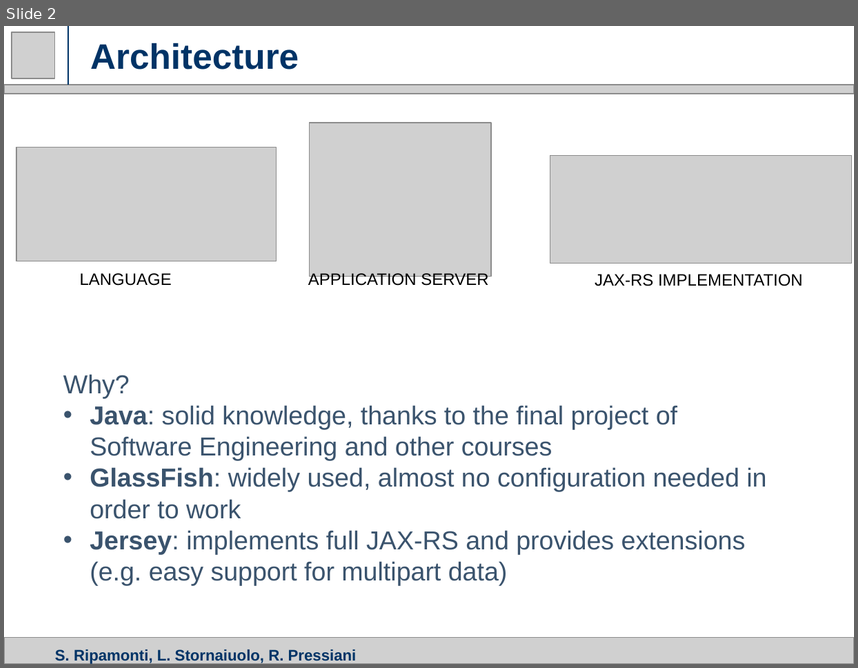
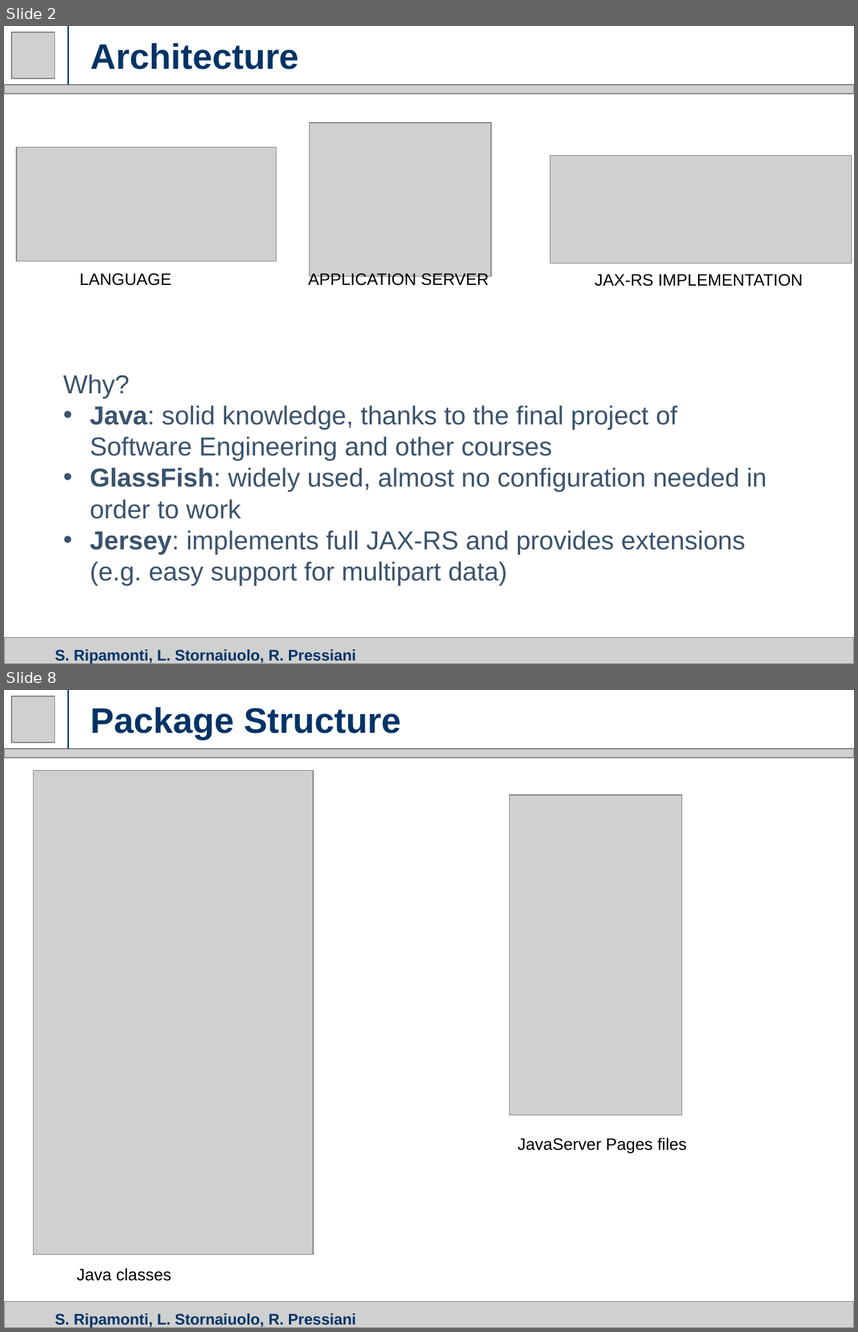
Before and after one commit to ripa1993/mw_rest, a slide deck: slides/rest.pptx. Shown one above the other, each under a label of ours: slide 2 before the commit, slides 2 and 8 after it; the slides between them are not shown. The pictures are 858x668 and 858x1332 pixels, drawn with LibreOffice and Linux fonts; fonts in the diff are those of the drawing; grey boxes stand for pictures. Boxes give left, top, right and bottom in pixels: in the first picture for what was removed or moved away, otherwise in the second. Text is boxed around its words. In the diff, an @@ line names an element or a change of style, - is before the commit and + after.

```diff
--- a/slides/rest.pptx
+++ b/slides/rest.pptx
@@ slide 8 added at [4, 690, 854, 1328], background #FFFFFF @@
@@ picture added at [12, 696, 55, 742] @@
@@ line added from (69, 749) to (69, 690), #003366 0.75 pt @@
@@ title added at [90, 707, 401, 740], 30 pt, text #003366, bold @@
+Package Structure
@@ picture added at [4, 749, 854, 758] @@
@@ picture added at [33, 771, 312, 1254] @@
@@ picture added at [509, 795, 682, 1114] @@
@@ text added at [517, 1137, 687, 1153], 14 pt, text #000000 @@
+JavaServer Pages files
@@ text added at [76, 1268, 172, 1281], 14 pt, text #000000 @@
+Java classes
@@ picture added at [4, 1301, 854, 1328] @@
@@ title added at [55, 1313, 357, 1328], 13 pt, text #003366, bold @@
+S. Ripamonti, L. Stornaiuolo, R. Pressiani
```
Also in this commit, not shown: 5 slides changed, 1 other slide added, 1 other file.
